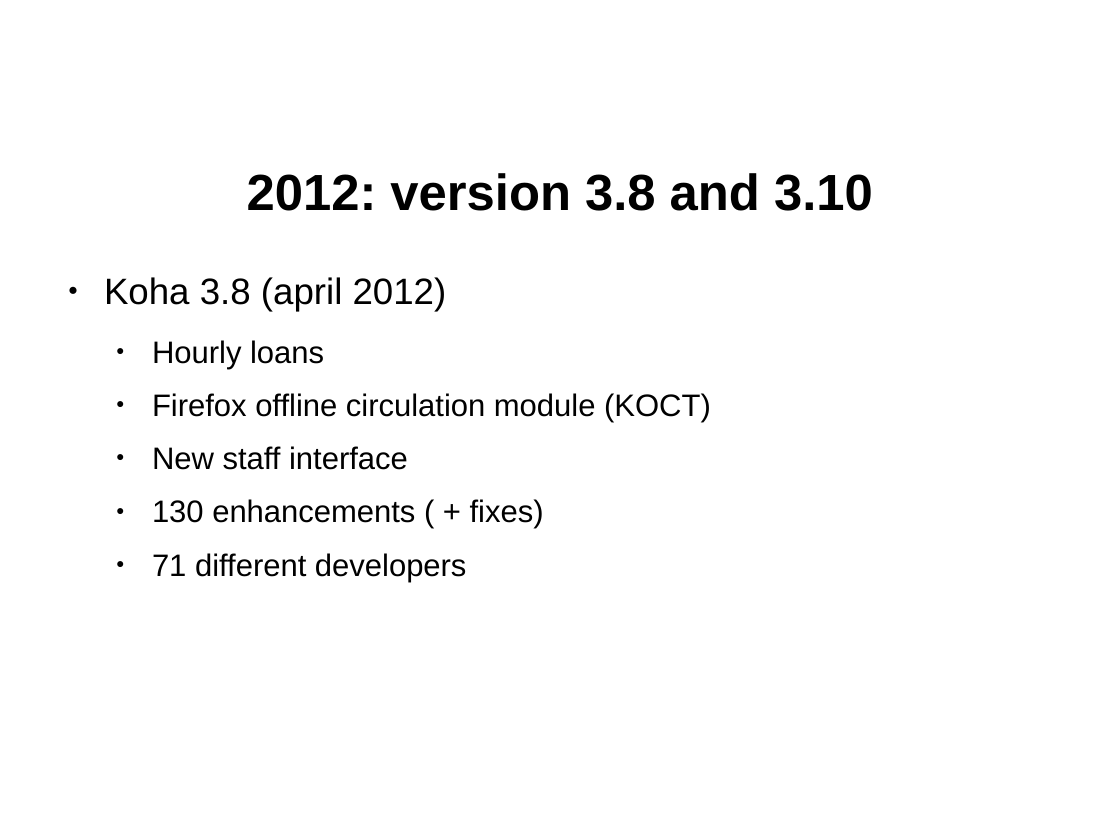
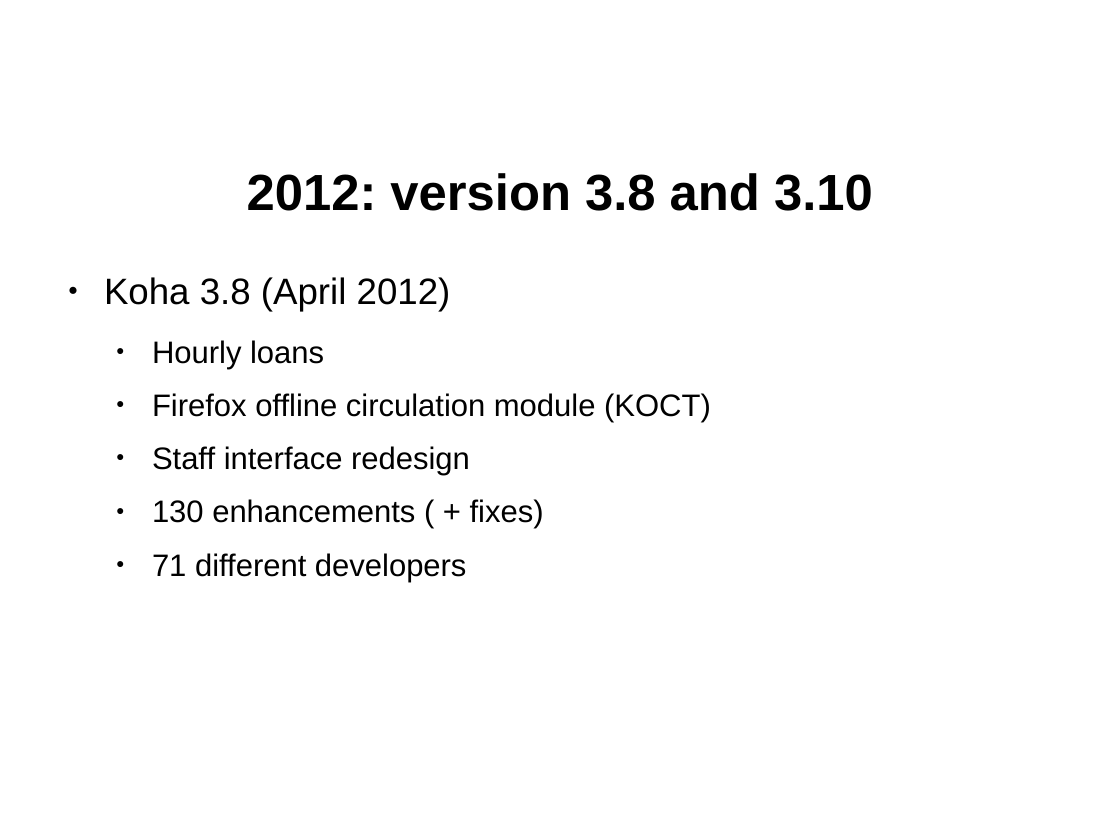
Before and after one commit to ranginui/presentation, a slide deck: slide 19 of kohaconclave/keynote/keynote.odp. Drawn at 1120x840 pixels with LibreOffice and Linux fonts; fonts in the diff are those of the drawing; background and template pictures are left out. Boxes give left, top, right and bottom in pixels: in the first picture for what was removed or moved away, otherwise in the second. Text is boxed around its words. In the diff, an @@ line names an element or a change of style, - is before the commit and + after.

```diff
--- a/kohaconclave/keynote/keynote.odp
+++ b/kohaconclave/keynote/keynote.odp
@@ text at [104,277,451,311]: text changed @@
-● Koha 3.8 (april 2012)
+● Koha 3.8 (April 2012)
@@ text at [152,446,470,475]: text changed @@
-  ● New staff interface
+  ● Staff interface redesign
```
Also in this commit, not shown: 15 other slides changed, 1 other file.
